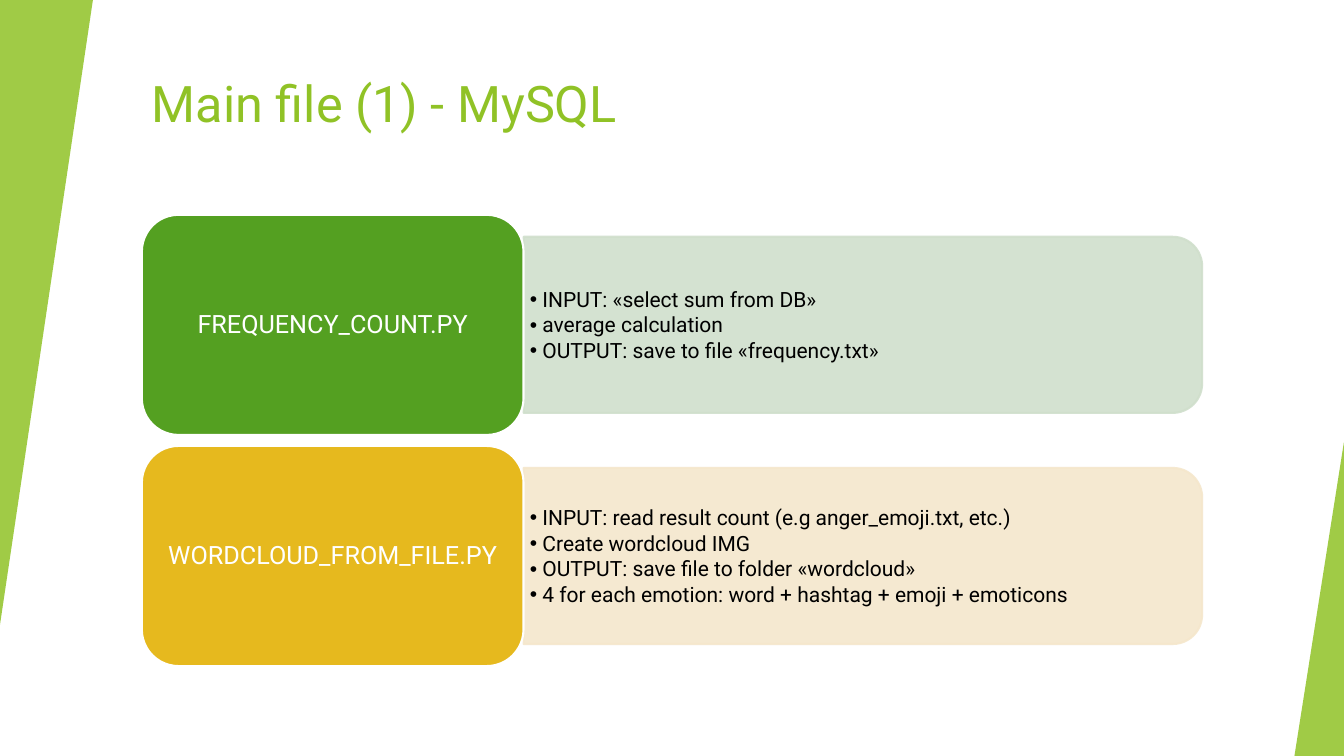
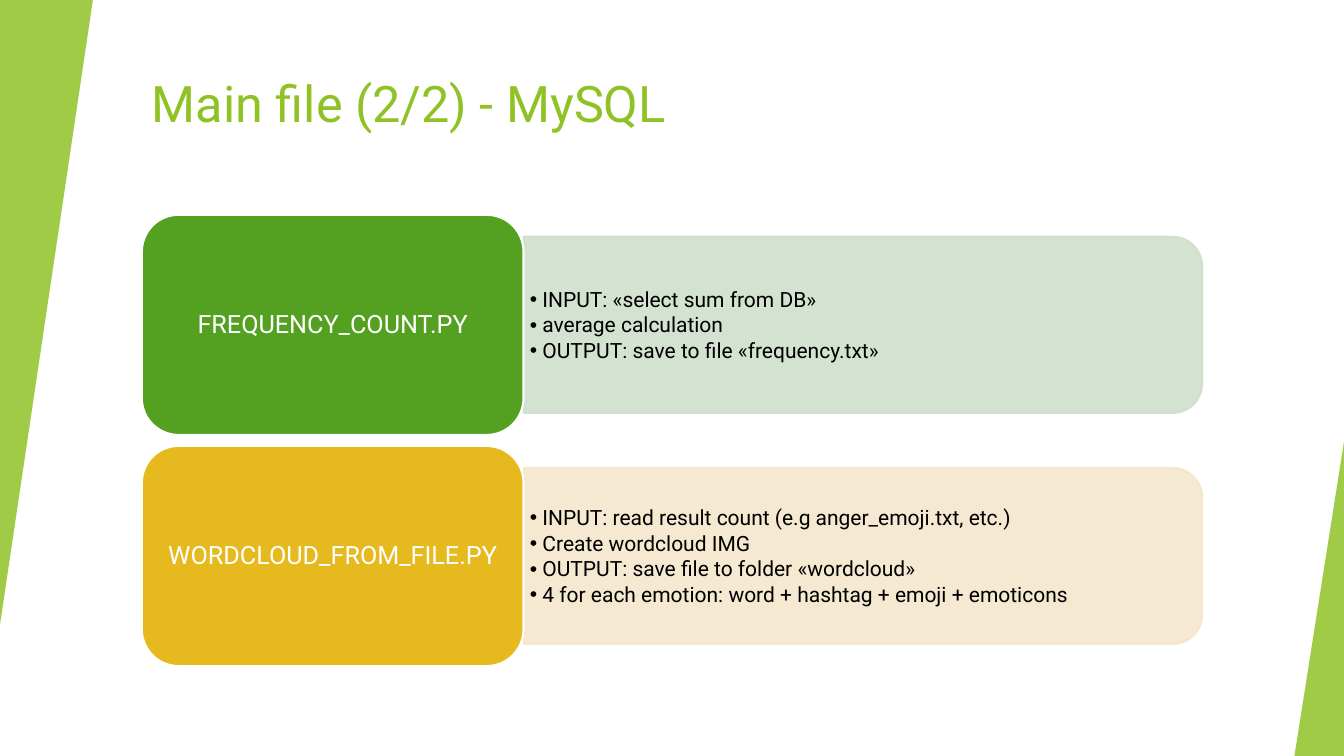
Before and after one commit to lucaMari94/mongodb-sentiment-analysis, a slide deck: slide 10 of silde/slide.pptx. Drawn at 1344x756 pixels with LibreOffice and Linux fonts; fonts in the diff are those of the drawing. Boxes give left, top, right and bottom in pixels: in the first picture for what was removed or moved away, otherwise in the second. Text is boxed around its words. In the diff, an @@ line names an element or a change of style, - is before the commit and + after.

```diff
--- a/silde/slide.pptx
+++ b/silde/slide.pptx
@@ title at (152, 82, 665, 134): text changed @@
-Main file (1) - MySQL
+Main file (2/2) - MySQL
```
Also in this commit, not shown: 15 other slides changed, 1 slide added, 1 other file.
